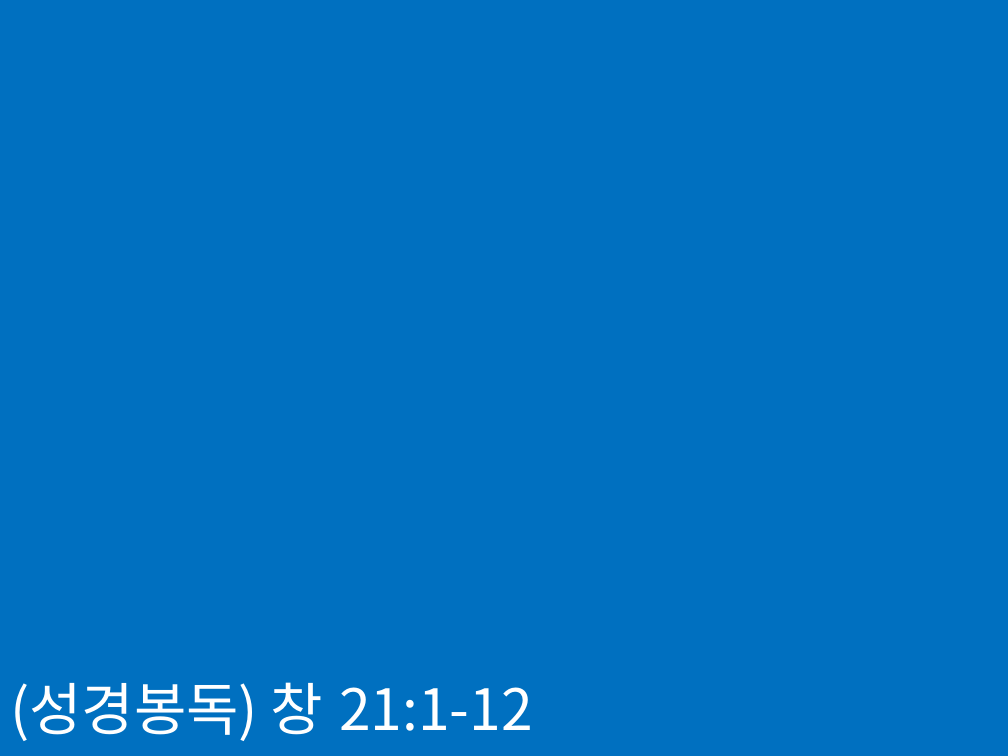
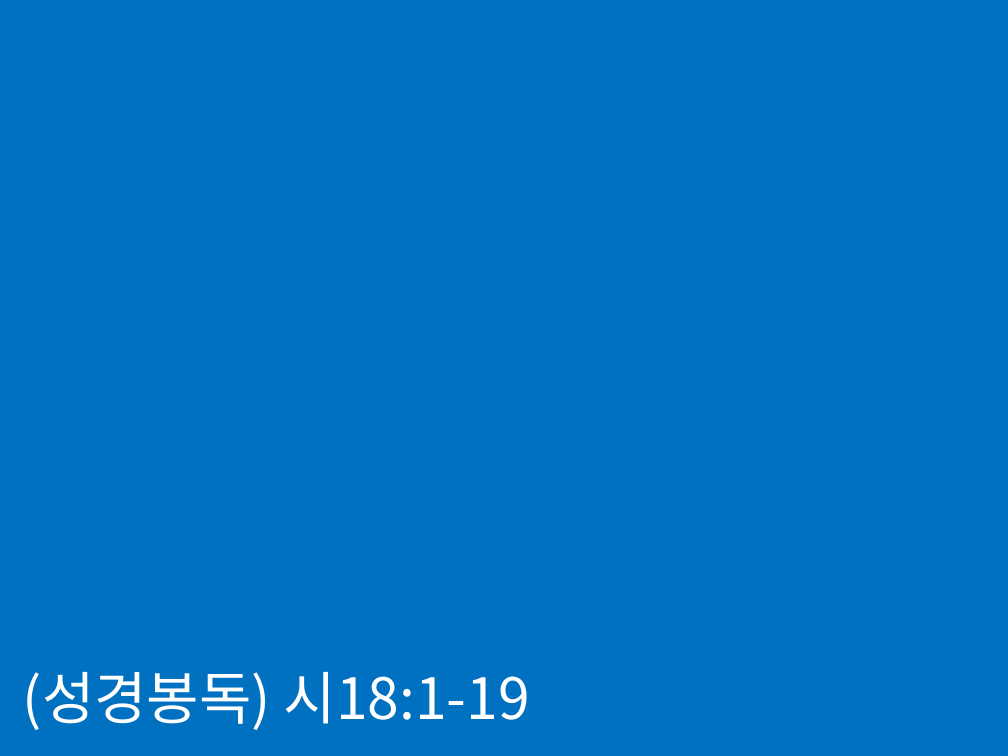
Before and after one commit to sumannam/osanskc, a slide deck: slide 10 of new-caption.pptx. Drawn at 1008x756 pixels with LibreOffice and Linux fonts; fonts in the diff are those of the drawing. Boxes give left, top, right and bottom in pixels: in the first picture for what was removed or moved away, otherwise in the second. Text is boxed around its words. In the diff, an @@ line names an element or a change of style, - is before the commit and + after.

```diff
--- a/new-caption.pptx
+++ b/new-caption.pptx
@@ text at [23,672,530,730]: text changed @@
-(성경봉독) 창 21:1-12
+(성경봉독) 시18:1-19
```
Also in this commit, not shown: 7 other slides changed, 6 other files.
